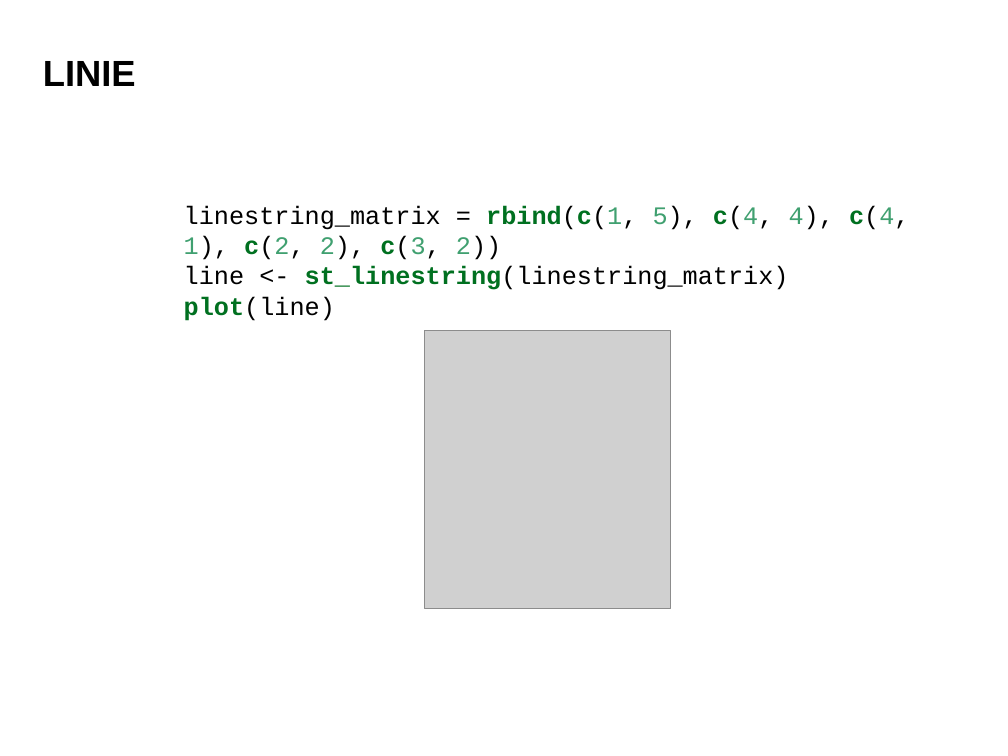
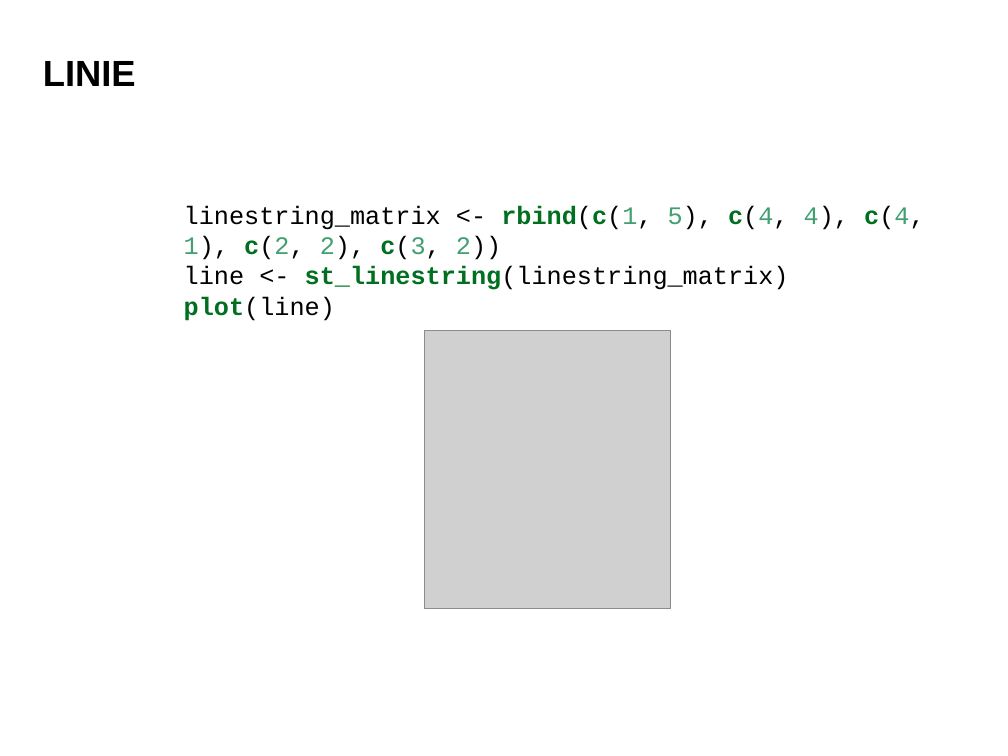
Before and after one commit to dabrowskia/ADP2020, a slide deck: slide 35 of presentations/Analiza Danych Przestrzennych 02.pptx. Drawn at 1008x756 pixels with LibreOffice and Linux fonts; fonts in the diff are those of the drawing; grey boxes stand for pictures; background and template pictures are left out. Boxes give left, top, right and bottom in pixels: in the first picture for what was removed or moved away, otherwise in the second. Text is boxed around its words. In the diff, an @@ line names an element or a change of style, - is before the commit and + after.

```diff
--- a/presentations/Analiza Danych Przestrzennych 02.pptx
+++ b/presentations/Analiza Danych Przestrzennych 02.pptx
@@ text at (184,205,924,321): text changed @@
-linestring_matrix = rbind(c(1, 5), c(4, 4), c(4, 1), c(2, 2), c(3, 2))
-line <- st_linestring(linestring_matrix)
-plot(line)
+linestring_matrix <- rbind(c(1, 5), c(4, 4), c(4, 1), c(2, 2), c(3, 2))
+line <- st_linestring(linestring_matrix)
+plot(line)
```
Also in this commit, not shown: 11 other slides changed, 1 slide added, 2 other files.
